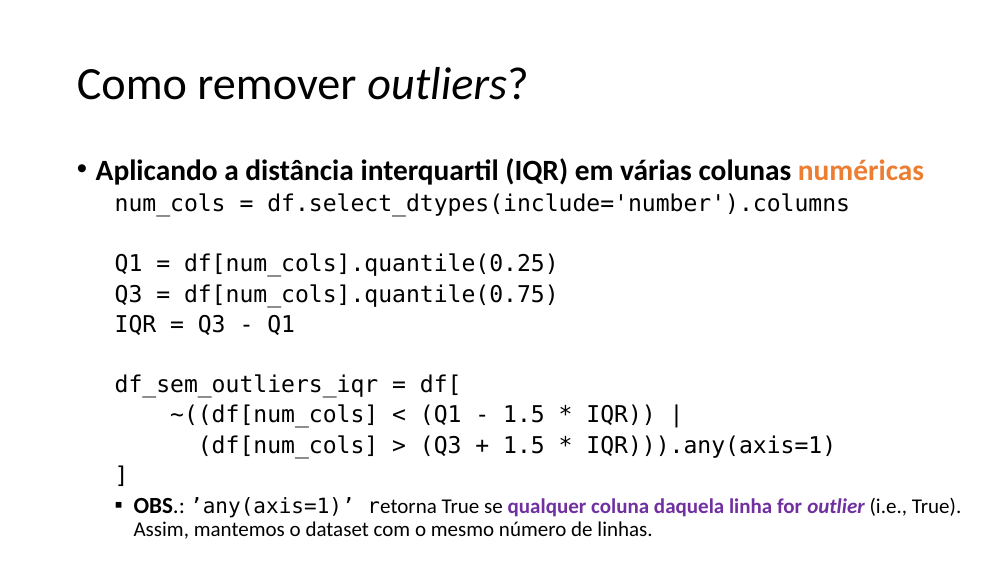
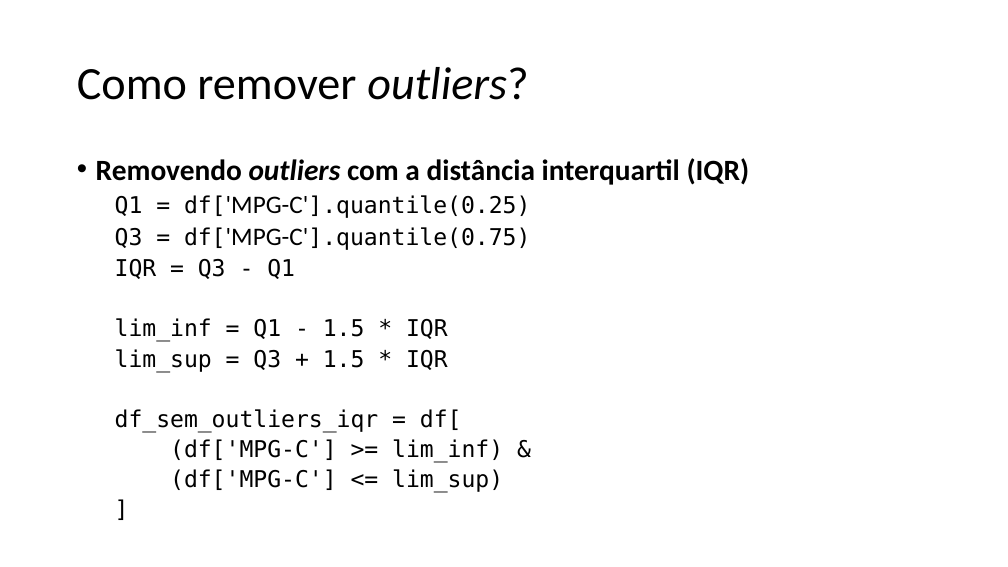
Before and after one commit to zz4fap/c24_inteligencia_artificial, a slide deck: slide 35 of slides/C24_EDA.pptx (slide 36 before the commit). Drawn at 1008x567 pixels with LibreOffice and Linux fonts; fonts in the diff are those of the drawing. Boxes give left, top, right and bottom in pixels: in the first picture for what was removed or moved away, otherwise in the second. Text is boxed around its words. In the diff, an @@ line names an element or a change of style, - is before the commit and + after.

Commit message:
update of slides

```diff
--- a/slides/C24_EDA.pptx
+++ b/slides/C24_EDA.pptx
@@ text at [96, 158, 750, 250]: text changed; size 22 to 28 pt; font DejaVu Sans Mono to Calibri @@
-• Aplicando a distância interquartil (IQR) em várias colunas numéricas
-  num_cols = df.select_dtypes(include='number').columns
-  Q1 = df[num_cols].quantile(0.25)
-  Q3 = df[num_cols].quantile(0.75)
+• Removendo outliers com a distância interquartil (IQR)
+  Q1 = df['MPG-C'].quantile(0.25)
+  Q3 = df['MPG-C'].quantile(0.75)
@@ text at [115, 318, 448, 373]: paragraphs added @@
+  lim_inf = Q1 - 1.5 * IQR
+  lim_sup = Q3 + 1.5 * IQR
@@ text at [170, 439, 503, 493]: text changed @@
-  ~((df[num_cols] < (Q1 - 1.5 * IQR)) |
-  (df[num_cols] > (Q3 + 1.5 * IQR))).any(axis=1)
+  (df['MPG-C'] >= lim_inf) &
+  (df['MPG-C'] <= lim_sup)
@@ text at [134, 497, 961, 539]: paragraph removed @@
-  ▪ OBS.: ’any(axis=1)’ retorna True se qualquer coluna daquela linha for outlier (i.e., True). Assim, mantemos o dataset com o mesmo número de linhas.
```
Also in this commit, not shown: 9 other slides changed, 1 other file.
